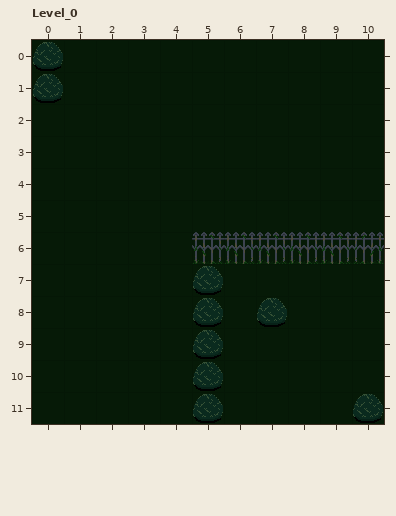
A LDtk project gets an edit: assets/levels.ldtk. Above: the version before the commit.
Cells are 32x32 px. Shown: Level_0 x 0..10, y 0..11.
The same view after the edit:
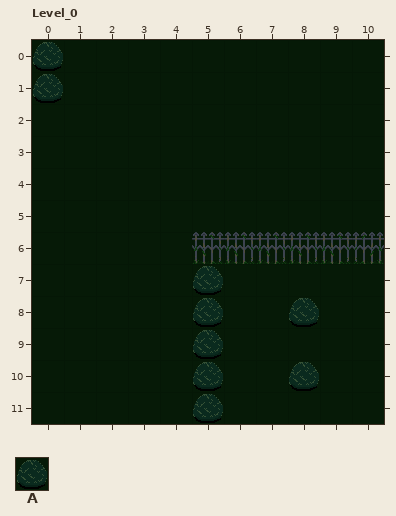
Key: from "Level_tileset": A 1.
_ is an empty cell.
From the commit log: Moved some tiles out from behind entities in the example
From old to new:
Layer "Tiles":
Tile A is added in row 8 at x 8; in row 10 at x 8.
Tile A is gone in row 8 at x 7; in row 11 at x 10.
Changed places in both pictures, as pixel boxes (x1, y1, x2, y2):
changed: (257, 298, 319, 327)
added: (289, 362, 319, 391)
removed: (353, 394, 383, 423)
